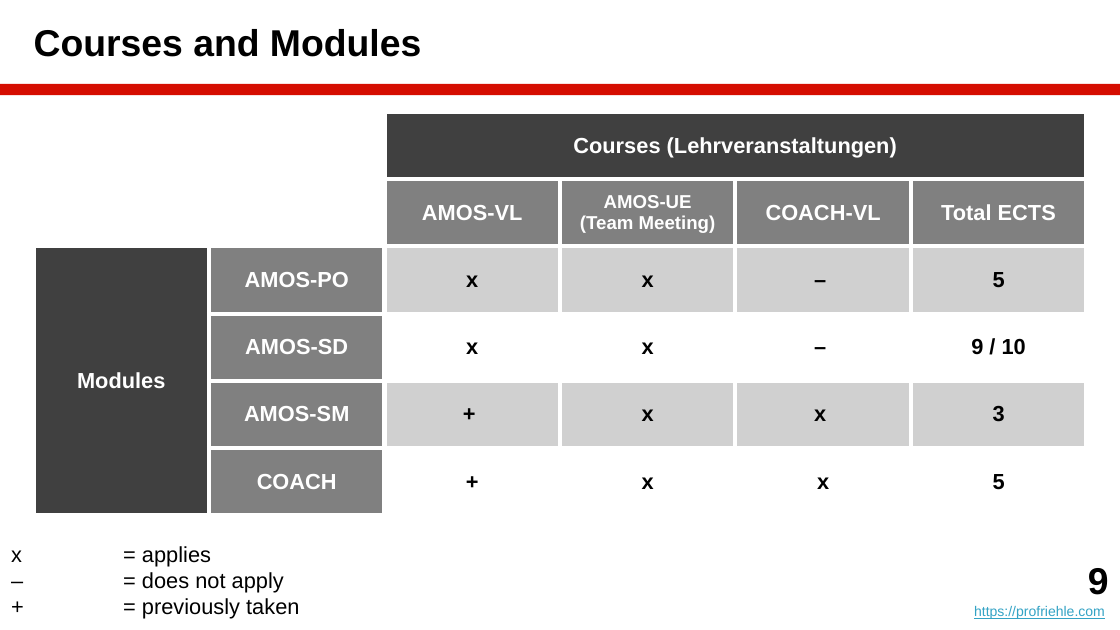
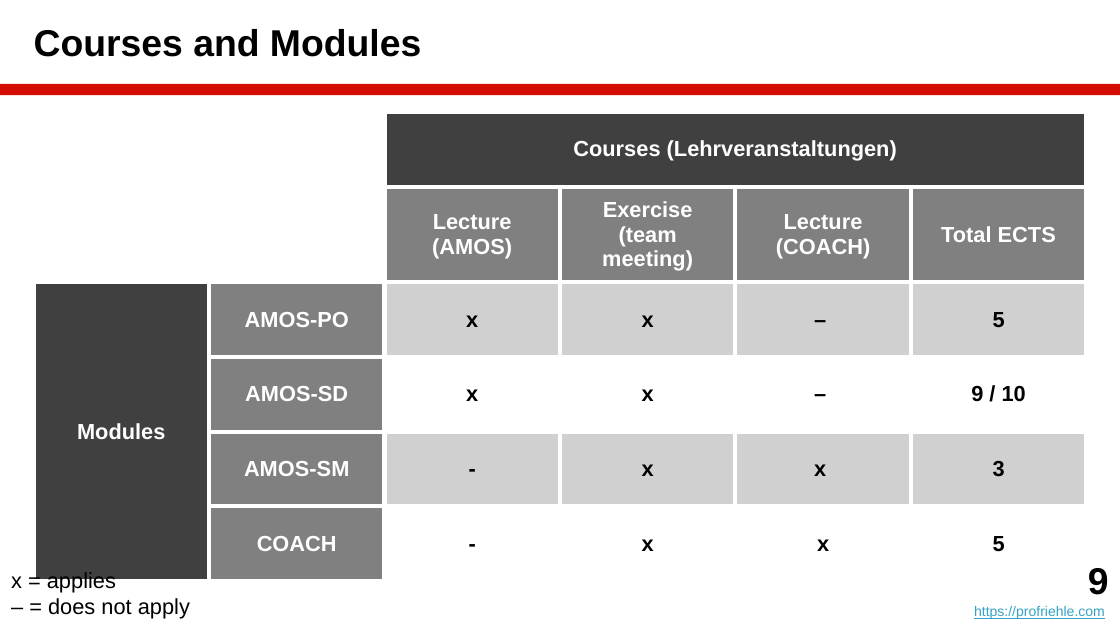
Before and after one commit to dirkriehle/amos-course, a slide deck: slide 9 of Lecture slides/AMOS A01 - Introduction.pptx. Drawn at 1120x630 pixels with LibreOffice and Linux fonts; fonts in the diff are those of the drawing. Boxes give left, top, right and bottom in pixels: in the first picture for what was removed or moved away, otherwise in the second. Text is boxed around its words. In the diff, an @@ line names an element or a change of style, - is before the commit and + after.

Commit message:
Getting ready for AMOS #22 (summer 2024)

```diff
--- a/Lecture slides/AMOS A01 - Introduction.pptx
+++ b/Lecture slides/AMOS A01 - Introduction.pptx
@@ table at (x1=34, y1=112, x2=1089, y2=556) @@
-row 2:  |  | AMOS-VL | AMOS-UE (Team Meeting) | COACH-VL | Total ECTS
+row 2:  |  | Lecture (AMOS) | Exercise / (team meeting) | Lecture (COACH) | Total ECTS
-row 5, column 3: +
+row 5, column 3: -
-row 6, column 3: +
+row 6, column 3: -
@@ text at (x1=142, y1=598, x2=299, y2=619): paragraph removed @@
-+ = previously taken
```
Also in this commit, not shown: 4 other slides changed, 1 slide added, 1 slide removed, 15 other files.
